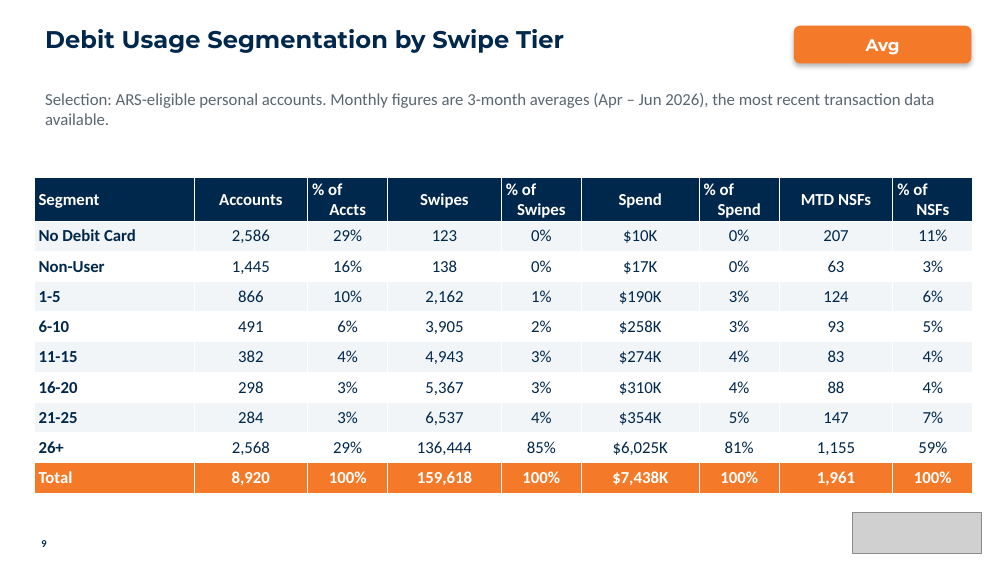
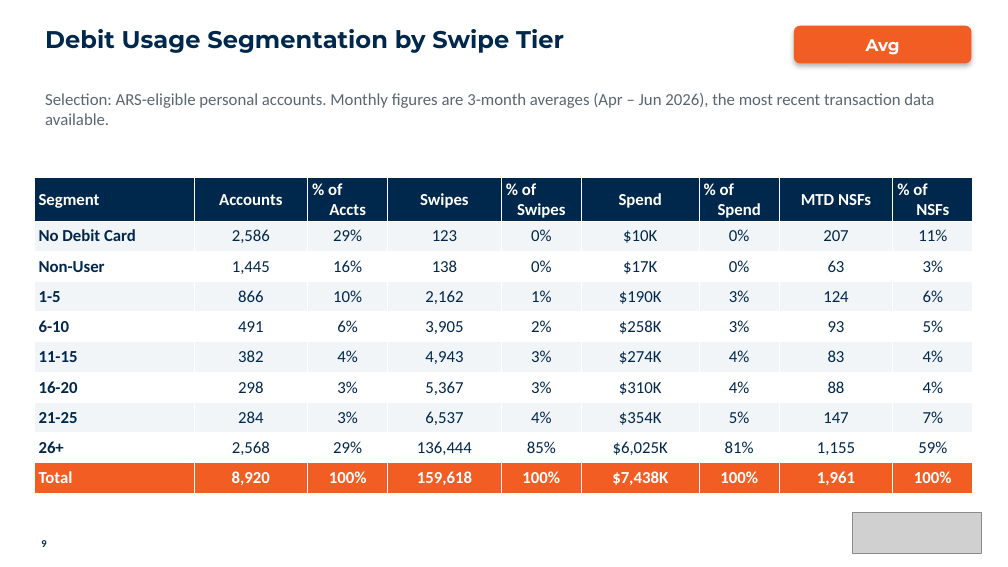
Before and after one commit to aburgard-csi/Velocity_Reporting, a slide deck: slide 9 of templates/multi-product_reference_deck.pptx. Drawn at 1008x567 pixels with LibreOffice and Linux fonts; fonts in the diff are those of the drawing; grey boxes stand for pictures. Boxes give left, top, right and bottom in pixels: in the first picture for what was removed or moved away, otherwise in the second. Text is boxed around its words. In the diff, an @@ line names an element or a change of style, - is before the commit and + after.

```diff
--- a/templates/multi-product_reference_deck.pptx
+++ b/templates/multi-product_reference_deck.pptx
@@ rounded rectangle "Avg" at bbox=[794, 26, 972, 64]: fill #F47A29 to #F15D22 @@
@@ table at bbox=[34, 178, 973, 489] @@
@@ fill #F47A29 to #F15D22 in row 10 @@
```
Also in this commit, not shown: 50 other slides changed, 12 other files.
